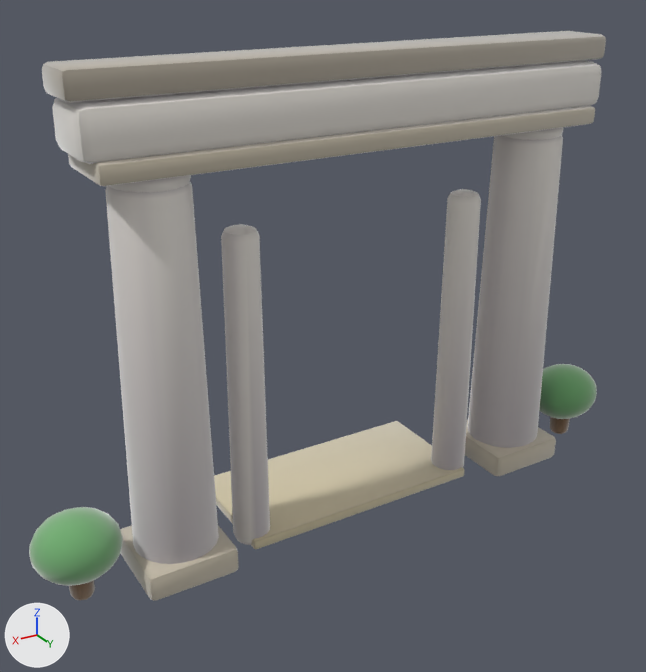
The glTF model assets/models/gates/ae966a19.glb as it was, and as the next commit left it.
One viewpoint serves both versions: a 50 mm camera at (4.08, 6.18, 4.93) aimed at (0.18, -0.32, 1.67). Lighting does not change. The marker at lower left points along +X, +Y and +Z. The older version comes first. Vertices at exactly the same position are counted once.

In view in the first picture: 'gate_ae966a19'.
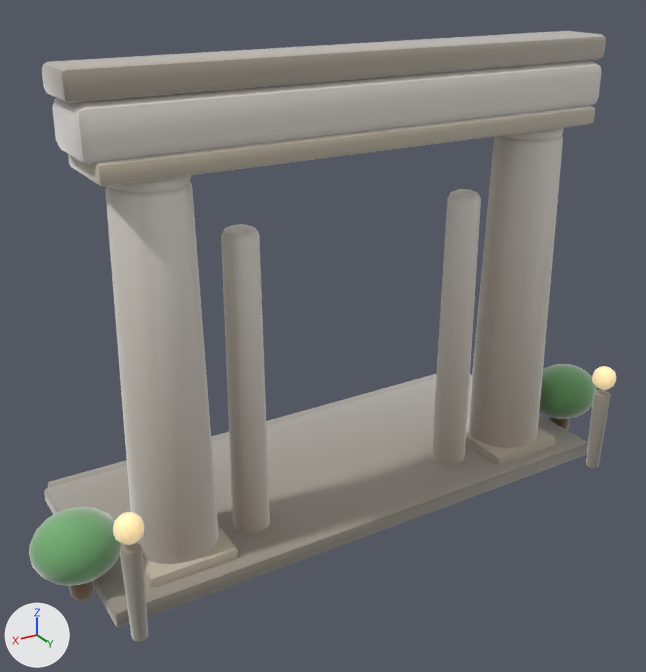
Location of each change, (x1, y1, x2, y2) in pixels of the pictures (646 x 672 px):
```json
{"object": "gate_ae966a19", "change": "reshaped", "before": [29, 31, 606, 601], "after": [29, 31, 616, 642], "on screen": "7% taller"}
{"part": 1, "of": "me_gate_ae966a19", "change": "added", "after": [44, 374, 588, 627]}
{"part": 2, "of": "me_gate_ae966a19", "change": "added", "after": [592, 366, 616, 390], "on screen": "beige"}
{"part": 3, "of": "me_gate_ae966a19", "change": "added", "after": [586, 390, 610, 468]}
{"part": 4, "of": "me_gate_ae966a19", "change": "added", "after": [120, 542, 148, 642]}
{"part": 5, "of": "me_gate_ae966a19", "change": "added", "after": [48, 374, 436, 488], "on screen": "mostly hidden"}
{"part": 6, "of": "me_gate_ae966a19", "change": "added", "after": [113, 512, 144, 545], "on screen": "beige"}
{"part": 7, "of": "me_gate_ae966a19", "change": "edited", "before": [29, 36, 606, 601], "after": [29, 36, 606, 601], "on screen": "looks the same"}
```

Edits to the scene script, one JSON object a line:
```json
{"op": "add", "block": "mat_clay__9e978a_0_93", "code": ["mat_clay__9e978a_0_93 = bpy.data.materials.new('clay_#9E978A_0.93_-')", "# nodes: BsdfPrincipled, Mix, OutputMaterial, VertexColor", "# colours: grey #9e978a, mixed with the vertex colours"]}
{"op": "add", "block": "mat_clay__ffe2a8_0_95__ffe2a8", "code": ["mat_clay__ffe2a8_0_95__ffe2a8 = bpy.data.materials.new('clay_#FFE2A8_0.95_#FFE2A8')", "# nodes: BsdfPrincipled, Mix, OutputMaterial, VertexColor", "# colours: beige #bca67a, beige #ffe2a8, mixed with the vertex colours"]}
{"op": "add", "block": "mat_clay__b9b2a2_0_93", "code": ["mat_clay__b9b2a2_0_93 = bpy.data.materials.new('clay_#B9B2A2_0.93_-')", "# nodes: BsdfPrincipled, Mix, OutputMaterial, VertexColor", "# colours: grey #b9b2a2, mixed with the vertex colours"]}
{"block": "me_gate_ae966a19", "where": "# used by ob_gate_ae966a19; location = (0.0, 0.0, 0.0)"}
{"op": "remove", "block": "me_gate_ae966a19", "code": "me_gate_ae966a19.from_pydata(...)  # 1884 vertices, 3704 faces; spans x -3.07..3.07, y -1.0..0.42, z 0.0..4.25"}
{"op": "add", "block": "me_gate_ae966a19", "code": "me_gate_ae966a19.from_pydata(...)  # 2384 vertices, 4676 faces; spans x -3.07..3.07, y -1.71..0.84, z 0.0..4.25"}
{"block": "me_gate_ae966a19", "change": "me_gate_ae966a19 part 1: the loose piece of 56 vertices spanning x -1.2..1.2, y -1.0..0.2, z 0.0..0.1 is copied, and the copy is scaled about its middle by (2.17, 1.75, 1.6), then moved by (0.0, -0.1, 0.03), in mat_clay__9e978a_0_93; it spans x -2.6..2.6, y -1.55..0.55, z 0.0..0.17"}
{"block": "me_gate_ae966a19", "change": "me_gate_ae966a19 part 2: a new loose piece, a UV sphere (10 segments, 6 rings, poles along z) spanning x -2.59..-2.35, y 0.6..0.83, z 0.9..1.13, in mat_clay__ffe2a8_0_95__ffe2a8"}
{"block": "me_gate_ae966a19", "change": "me_gate_ae966a19 part 3: a new loose piece of 114 vertices spanning x -2.56..-2.39, y 0.63..0.8, z 0.0..0.85, in mat_clay__9e978a_0_93"}
{"block": "me_gate_ae966a19", "change": "me_gate_ae966a19 part 4: a new loose piece of 114 vertices spanning x 2.39..2.55, y 0.64..0.81, z 0.0..0.87, in mat_clay__9e978a_0_93"}
{"block": "me_gate_ae966a19", "change": "me_gate_ae966a19 part 5: a new loose piece of 56 vertices spanning x -2.52..2.52, y -1.71..-1.37, z 0.0..0.12, in mat_clay__9e978a_0_93"}
{"block": "me_gate_ae966a19", "change": "me_gate_ae966a19 part 6: a new loose piece of 52 vertices spanning x 2.35..2.59, y 0.61..0.84, z 0.9..1.14, in mat_clay__ffe2a8_0_95__ffe2a8"}
{"block": "me_gate_ae966a19", "change": "me_gate_ae966a19 part 7: 3565 kept faces spanning x -3.07..3.07, y -1.0..0.42, z 0.0..4.23 get new vertex colours"}
{"block": "me_gate_ae966a19", "change": "other edits to the shape of me_gate_ae966a19 do not show in these pictures"}
{"op": "add", "block": "me_gate_ae966a19", "code": "me_gate_ae966a19.materials.append(mat_clay__9e978a_0_93)"}
{"op": "add", "block": "me_gate_ae966a19", "code": "me_gate_ae966a19.materials.append(mat_clay__b9b2a2_0_93)"}
{"op": "add", "block": "me_gate_ae966a19", "code": "me_gate_ae966a19.materials.append(mat_clay__ffe2a8_0_95__ffe2a8)"}
```
